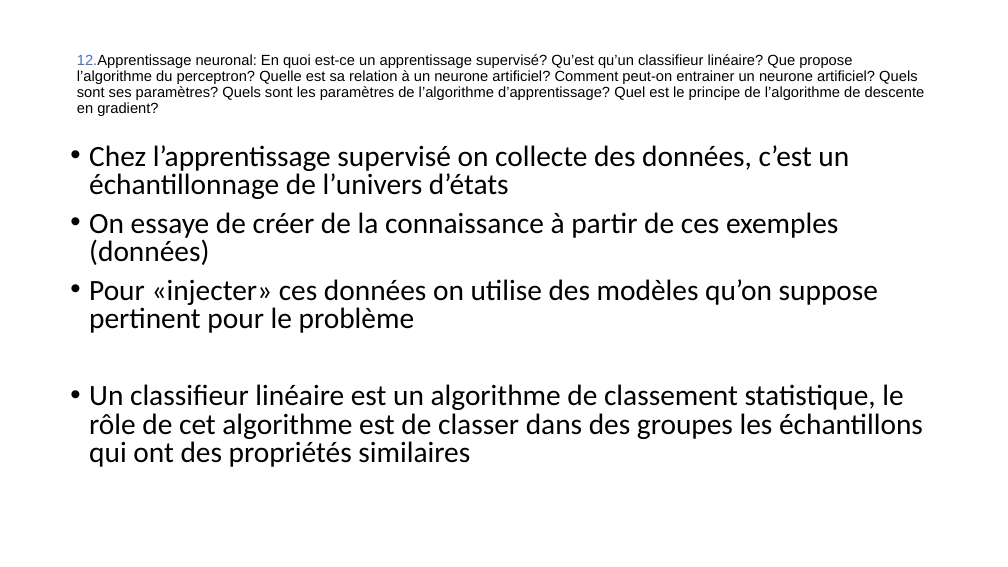
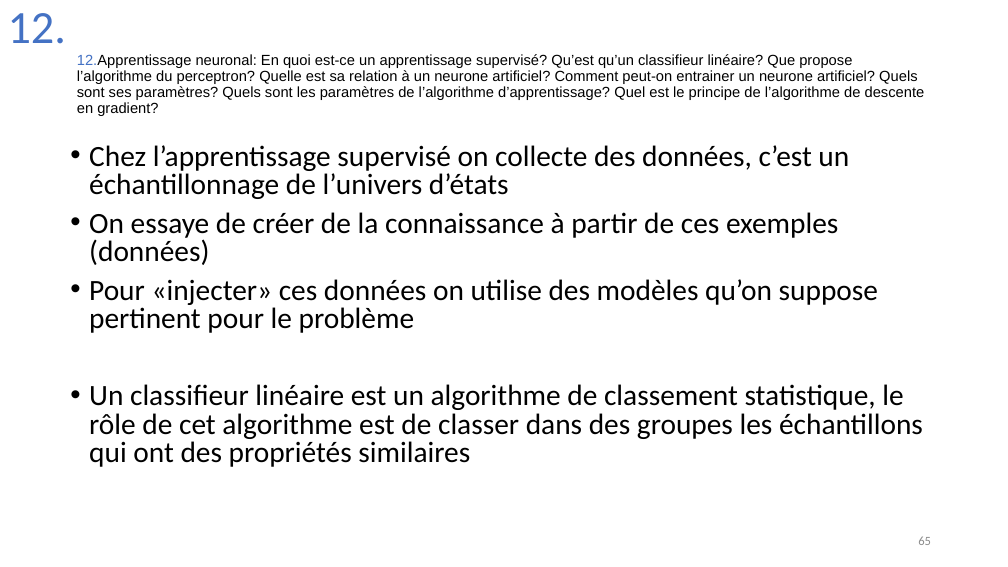
Before and after one commit to Joao-Quinta/Uni3eme, a slide deck: slide 65 of intelligenceArtificielle/Intelligence_artificielle_exam.pptx (slide 59 before the commit). Drawn at 1008x567 pixels with LibreOffice and Linux fonts; fonts in the diff are those of the drawing. Boxes give left, top, right and bottom in pixels: in the first picture for what was removed or moved away, otherwise in the second. Text is boxed around its words. In the diff, an @@ line names an element or a change of style, - is before the commit and + after.

```diff
--- a/intelligenceArtificielle/Intelligence_artificielle_exam.pptx
+++ b/intelligenceArtificielle/Intelligence_artificielle_exam.pptx
@@ text added at (8, 13, 66, 44), 44 pt, text #4472C4 @@
+12.
@@ page number added at (918, 536, 931, 545), 12 pt, text #8C8C8C @@
+65
```
Also in this commit, not shown: 68 other slides changed, 11 slides added, 1 slide removed.
